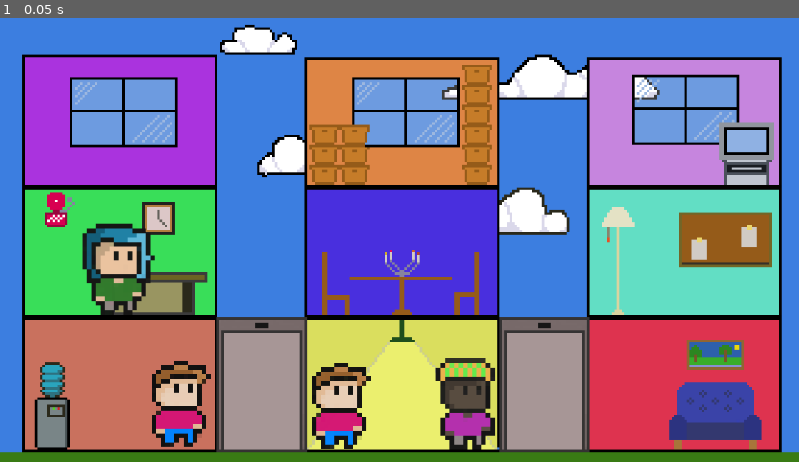
Above: before the commit, frame 1.
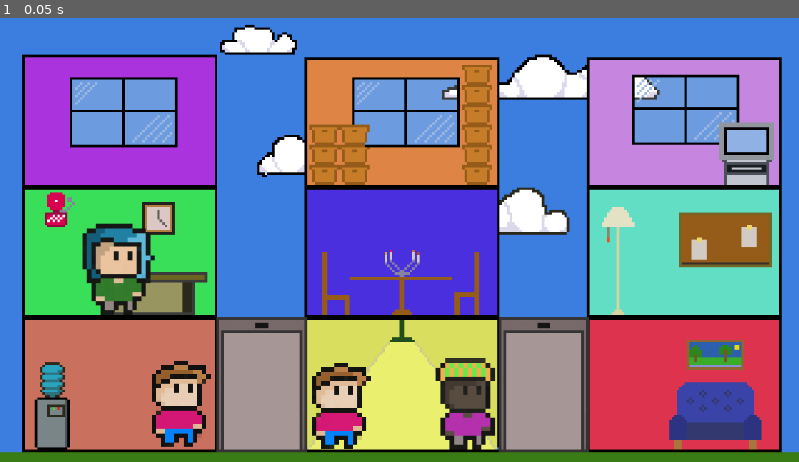
Above: after the commit, the same moment.

Repository: gunarp/gjds-game-jam2
Game: Godot game, scene res://scenes/main.tscn
The game is run twice, just before and just after one commit, with the same random seed, the same clock (stepped at 60 frames per second) and the same inputs.
Inputs:
- Up to frame 1 (0.05 s): no input

The runs differ from the first frame. In frame 1, 0.2% of the frame differs, in the area x 62-74%, y 67-98%.

Commit message:
fill in implementations for passenger loading unloading

Diff:
--- a/scenes/levels/level_1.tscn
+++ b/scenes/levels/level_1.tscn
@@ -24,10 +24,10 @@
 max_height = 2
 
 [node name="ElevatorRight" parent="." instance=ExtResource("4_x42e6")]
-position = Vector2(720, 439)
+position = Vector2(719, 439)
 scale = Vector2(3.25392, 3.89999)
 max_height = 2
-elevator_designation = 1
+kind = 1
 
 [node name="Node2D" type="Node2D" parent="."]
 
--- a/scripts/game/elevator.gd
+++ b/scripts/game/elevator.gd
@@ -2,24 +2,24 @@
 
 class_name Elevator
 
-enum ELEVATOR_KIND {LEFT, RIGHT}
-enum ELEVATOR_COMMANDS {RIGHT, LEFT, UP, DOWN}
+enum KIND {LEFT, RIGHT}
+enum COMMAND {RIGHT, LEFT, UP, DOWN}
 
 const min_height = 0
 @export var max_height: int = 0
-@export var elevator_designation : ELEVATOR_KIND
+@export var kind : KIND
 var input_table : Dictionary = {
-  ELEVATOR_COMMANDS.RIGHT: "ELEVATOR_RIGHT",
-  ELEVATOR_COMMANDS.LEFT: "ELEVATOR_LEFT",
-  ELEVATOR_COMMANDS.UP: "ELEVATOR_UP",
-  ELEVATOR_COMMANDS.DOWN: "ELEVATOR_DOWN"
+  COMMAND.RIGHT: "ELEVATOR_RIGHT",
+  COMMAND.LEFT: "ELEVATOR_LEFT",
+  COMMAND.UP: "ELEVATOR_UP",
+  COMMAND.DOWN: "ELEVATOR_DOWN"
 }
 
 var current_floor: int = 0
 
-var occupancy: Array[Passenger] = []
-var max_occupancy = 1
-var is_empty = 1 # may be a redundant flag? thought it may be useful for animations
+# For nearly all cases this will end up staying at one
+var num_occupants = 0
+var max_occupants = 1
 
 # TODO: Incorporate if implementing tweening
 enum STATE {IDLE, LOADING, MOVING}
@@ -27,12 +27,17 @@
 
 
 func _ready():
-  var input_prefix: String = "LEFT_" if elevator_designation == ELEVATOR_KIND.LEFT else "RIGHT_"
+  var input_prefix: String = "LEFT_" if kind == KIND.LEFT else "RIGHT_"
   for key in input_table:
     input_table[key] = input_prefix + input_table[key]
 
 
+var open_handler: Callable
+func register_opened_handler(handler: Callable):
+  open_handler = handler
 
+
+#region input handling
 func _increment_floor(inc: int):
   # ? consider: if states are tweened then we might need to think about this
   # if state != STATE.IDLE:
@@ -40,31 +45,62 @@
 
   # check if we can do anything
   if (current_floor == min_height and inc < 0) or (current_floor == max_height and inc > 0):
-    print("Elevator ", elevator_designation, " cannot go ", "up" if inc > 0 else "down")
+    print("Elevator ", kind, " cannot go ", "up" if inc > 0 else "down")
     return
 
   # apply change to destination floor
   current_floor += inc
 
   # animate (negative y direction is up)
-  position.y = position.y + -1 * inc * ($TextureRect.texture.get_height() * global_scale.y)
+  position.y = position.y + -1 * inc * ($TextureRect.texture.get_size().y * scale.y)
 
 
-func _open_door(is_open_left: bool):
-  print("Elevator ", elevator_designation, " opening, ", "left" if is_open_left else "right")
+func _pop_passenger() -> Passenger:
+  if num_occupants == 0:
+    return null
+
+  var children = get_children()
+  for child in children:
+    if child is Passenger:
+      remove_child(child)
+      num_occupants -= 1
+      return child
+
+  return null
+
+
+func _open_door(open_direction: COMMAND):
+  # print("Elevator ", kind, " opening, ", "left" if is_open_left else "right")
   # TODO: Change state and load / unload elevator as appropriate
+  if open_handler.is_valid():
+    # feels kinda like an antipattern... it's weird behavior that
+    # the parenting is done by us if we have a new passenger,
+    # but that unparenting is handled by the callee
+    # pop the passenger from our tree, then pass into callee
+    var occupant = _pop_passenger()
+
+    var open_result : Passenger = open_handler.call(kind, open_direction, current_floor, occupant)
+    # print(open_result)
+    if open_result != null:
+      # TODO: Think about how to render the child
+      add_child(open_result)
+      num_occupants += 1
+
+
+func _process_inputs():
+  if Input.is_anything_pressed():
+    if Input.is_action_just_pressed(input_table[COMMAND.DOWN]):
+      _increment_floor(-1)
+    if Input.is_action_just_pressed(input_table[COMMAND.UP]):
+      _increment_floor(1)
+    if Input.is_action_just_pressed(input_table[COMMAND.LEFT]):
+      _open_door(COMMAND.LEFT)
+    if Input.is_action_just_pressed(input_table[COMMAND.RIGHT]):
+      _open_door(COMMAND.RIGHT)
+#endregion
 
 
 func _process(_delta: float):
-  if Input.is_anything_pressed():
-    if Input.is_action_just_pressed(input_table[ELEVATOR_COMMANDS.DOWN]):
-      _increment_floor(-1)
-    if Input.is_action_just_pressed(input_table[ELEVATOR_COMMANDS.UP]):
-      _increment_floor(1)
-    if Input.is_action_just_pressed(input_table[ELEVATOR_COMMANDS.LEFT]):
-      _open_door(true)
-    if Input.is_action_just_pressed(input_table[ELEVATOR_COMMANDS.RIGHT]):
-      _open_door(false)
-
+  _process_inputs()
 
 # TODO: Likely need a notification handler to accept a new child node
--- a/scripts/game/level_state.gd
+++ b/scripts/game/level_state.gd
@@ -28,17 +28,51 @@
   #   - need a way to figure out where the rooms are in the map
   # print(level_state.buildings[0].rooms[0])
 
+  # TODO: Initialize rooms with scheme room_x (x = room_id)
+
   # should also register callbacks with elevator
+  $ElevatorLeft.register_opened_handler(elevator_opened)
+  $ElevatorRight.register_opened_handler(elevator_opened)
   pass
 
 
-func elevator_opened(Elevator) -> Passenger:
+#region temp variables
+# maps building id to the room ids held in them
+# (for a more complicated map, can still use something like this,
+# but replace a room id with -1 to signify there's no room there)
+var buildings = {
+  0: [0, 1, 2],
+  1: [3, 4, 5],
+  2: [6, 7, 8],
+}
+#endregion
+
+func _lookup_room_id(building_id: int, floor_id: int) -> int:
+  return buildings[building_id][floor_id]
+
+
+# ! function operates on assumption that rooms are named
+# ! room_x, where x is the room id
+func _get_room_by_id(room_id: int) -> Room:
+  return self.find_child("room_" + str(room_id), false)
+
+
+# TODO: flesh this out later if implementing a more complicated map
+func _can_room_be_opened_from_side(_room_id: int, _direction: Elevator.COMMAND) -> bool:
+  return true
+
+
+func elevator_opened(elevator_kind: Elevator.KIND,  direction: Elevator.COMMAND, floor_number: int, passenger: Passenger) -> Passenger:
+  print("Elevator ", elevator_kind,
+        " opening ", "left" if direction == Elevator.COMMAND.LEFT else "right",
+        " passenger ", passenger)
+
   # provide floor they're on, and if they're holding any passengers, what direction they're opening the door
   # also which elevator it is (Left or right)
   # level state will take care of knowing which building they're next to
 
   # when elevator open, level state figures out room is to left or right of elevator
-  # does level state keep track of buildings
+  # does level state keep track of buildings - yes
 
   # elevator open called
   # somehow, need this information from elevator
@@ -46,18 +80,48 @@
   # what floor [elevator provides]
   # what passenger [if any in elevator]
   # what direction [left right]
+
   # then, get this from internal
-  # based on which elevator is calling, and which direction it is opening,
+  # based on wshich elevator is calling, and which direction it is opening,
   # identify which building that corresponds to (left elevator, open left goes to building 0)
   # for that building, get room that is on that floor [could be none]
+  var room_ref : Room = null
+  if elevator_kind == Elevator.KIND.LEFT:
+    if direction == Elevator.COMMAND.LEFT:
+      room_ref = _get_room_by_id(_lookup_room_id(0, floor_number))
+      pass
+    else:
+      room_ref = _get_room_by_id(_lookup_room_id(1, floor_number))
+      pass
+  else:
+    if direction == Elevator.COMMAND.LEFT:
+      room_ref = _get_room_by_id(_lookup_room_id(1, floor_number))
+      pass
+    else:
+      room_ref = _get_room_by_id(_lookup_room_id(2, floor_number))
+      pass
+
+  # if there's nothing to do, return the same passenger
+  # the elevator tried to offload (this should always result in a no-op, effectively)
+  if room_ref == null:
+    return passenger
+
   # if someone in elevator, then unload procedure
   #   pass them into the room, move the passenger sfrom the elevator to room ownership
   #     under the hood, room puts passenger into internal CoolQueue [direction required]
   # if no one in elevator, begin load procedure
   #   pop from the room, move passenger from the room into the elevator [direction required]
   #   takes passenger and makes child of elevator
-  # add_child
-  # remove_child
 
-  #
-  return null
+  var ret: Passenger = null
+  if passenger == null:
+    # loading passenger from elevator
+    ret = room_ref.pop_passenger()
+  else:
+    # unloading passenger from elevator
+    if room_ref.is_full():
+      # If the room is full, then we would swap passenger out with person in the room
+      ret = room_ref.pop_passenger()
+    room_ref.push_passenger(passenger)
+
+  return ret
--- a/scripts/game/room.gd
+++ b/scripts/game/room.gd
@@ -18,36 +18,25 @@
   pass
 
 # not sure if this is relevant to maintaining room queue
-func _process(delta: float) -> void:
+func _process(_delta: float) -> void:
   pass
 
 # TODO: top of queue goes off into the elevator
-func release_passenger() -> void: #maybe a type of Passenger?
-  pass
+func pop_passenger() -> Passenger: #maybe a type of Passenger?
+  return null
 
 # TODO: gain from elevator and put into back of queue
-func gain_passenger():
+func push_passenger(passenger: Passenger) -> void:
   # When passenger arrives, check destination of passenger
   # if passenger desitnation is this room, set passenger to arrived
   # and send a signal out to level_state that an arrival happened
   pass
 
-# checks if the newly arrived person is in the correct room
-# if yes, the person is smote (popped out of the queue (and thus existence))
-# not sure if this is the right location for this function
-func is_complete(passenger: int) -> void:
-  pass
+func is_full() -> bool:
+  return cool_queue.is_full()
 
-# func _on_elevator_left_door_opened(dest_floor: int) -> void:
-#   print("room noticed elevator left door opened!")
-#   if dest_floor == room_number:
-#     print("yay! time to move people around in room %s" % str(room_number))
-#   else:
-#     print("ignorning elevator calls")
-
-# func _on_elevator_right_door_opened(dest_floor: int) -> void:
-#   print("room noticed elevator right door opened!")
-#   if dest_floor == room_number:
-#     print("yay! time to move people around in room %s" % str(room_number))
-#   else:
-#     print("ignorning elevator calls")
+# # checks if the newly arrived person is in the correct room
+# # if yes, the person is smote (popped out of the queue (and thus existence))
+# # not sure if this is the right location for this function
+# func is_complete(passenger: int) -> void:
+#   pass
Not shown: 1 places in scenes/game/level.tscn that only renumber resources
